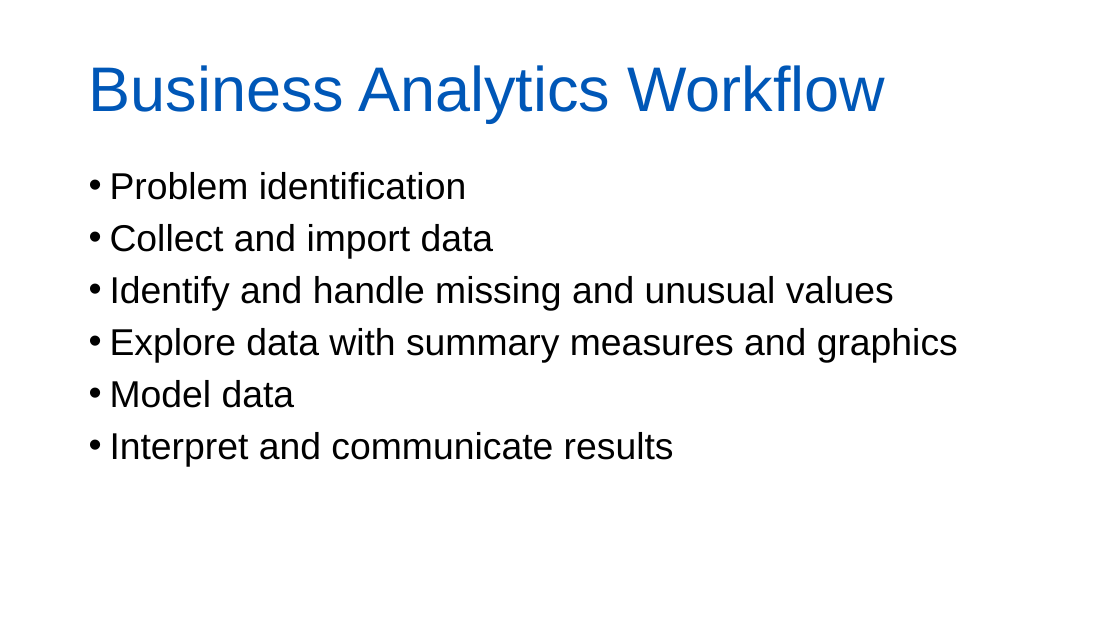
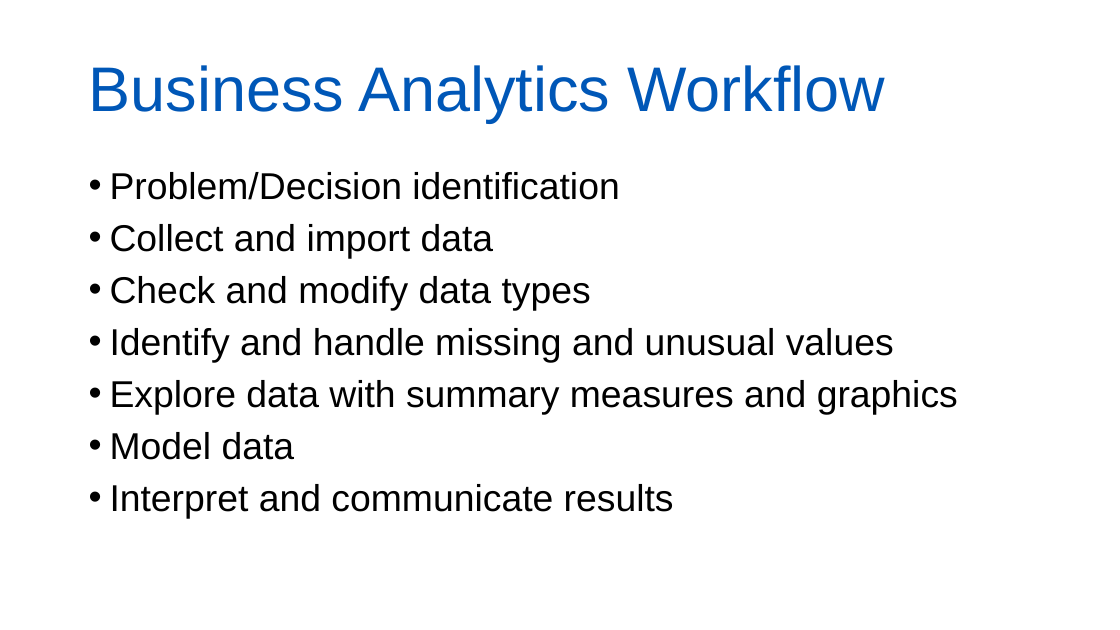
Before and after one commit to mattstern2/BUA301, a slide deck: slide 14 of Intro to Business Analytics.pptx (slide 15 before the commit). Drawn at 1120x630 pixels with LibreOffice and Linux fonts; fonts in the diff are those of the drawing; background and template pictures are left out. Boxes give left, top, right and bottom in pixels: in the first picture for what was removed or moved away, otherwise in the second. Text is boxed around its words. In the diff, an @@ line names an element or a change of style, - is before the commit and + after.

```diff
--- a/Intro to Business Analytics.pptx
+++ b/Intro to Business Analytics.pptx
@@ text at <box>110,172,619,200</box>: text changed @@
-• Problem identification
+• Problem/Decision identification
@@ text at <box>110,276,591,310</box>: paragraph added @@
+• Check and modify data types
```
Also in this commit, not shown: 4 other slides changed, 1 slide removed.
